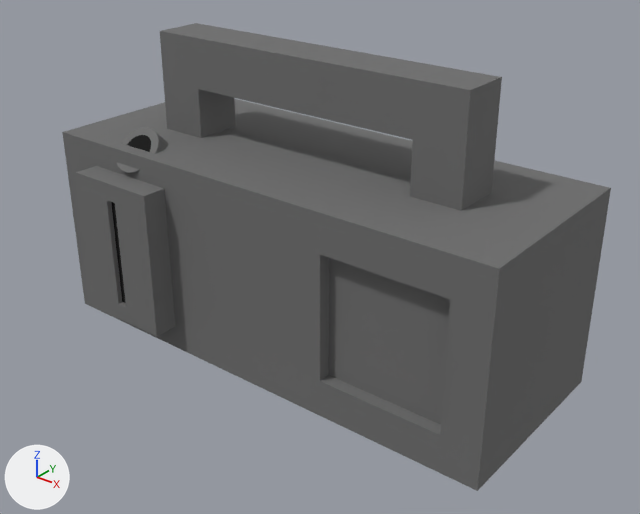
An edit to the FBX model unity_project/Paper Box/Assets/Models/Machines/Lever.fbx, drawn before and after from the same camera.
Both versions are drawn from a camera (50 mm lens) standing at (2.01, -2.87, 1.53) and looking at (0.15, -0.54, 0.08). Every picture has the same lights, and +X, +Y and +Z are marked at lower left. Where no turn or scale is listed for an object, it has been applied to the vertices.

In view in the first picture: 'Base', 'Door', 'Lever Slot'.
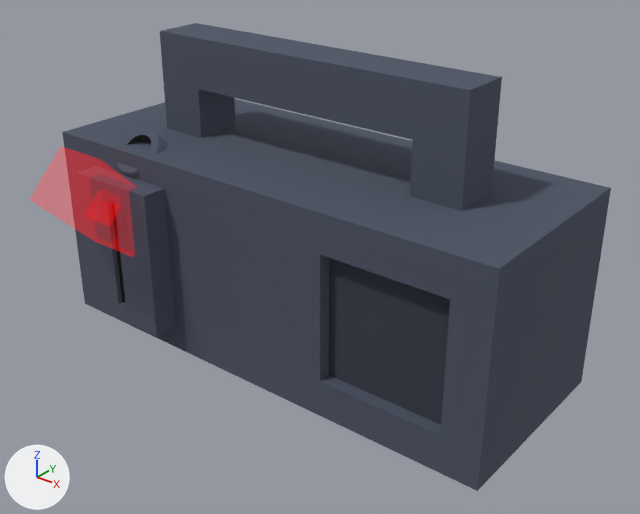
Diff of the bpy script that builds the scene:
```diff
--- a/unity_project/Paper Box/Assets/Models/Machines/Lever.fbx.py
+++ b/unity_project/Paper Box/Assets/Models/Machines/Lever.fbx.py
@@ mat_base @@
 mat_base = principled_material('Base')
-mat_base.base_color = (0.157, 0.157, 0.157)  # dark grey #6e6e6e
+mat_base.base_color = (0.0735, 0.0875, 0.128)  # dark blue #4d5364
 mat_base.roughness = 1.0
@@ mat_basedarker @@
+mat_basedarker = principled_material('BaseDarker')
+mat_basedarker.base_color = (0.0393, 0.0464, 0.0668)  # dark blue #383d49
+mat_basedarker.roughness = 1.0
@@ mat_interactable @@
+mat_interactable = principled_material('Interactable')
+mat_interactable.base_color = (0.0, 0.0, 0.0)  # black #000000
+mat_interactable.roughness = 1.0
+mat_interactable.alpha = 0.2
+mat_interactable.emission_color = (1.0, 0.0, 0.0)  # red #ff0000
+mat_interactable.emission_strength = 1.0
@@ me_cylinder @@
 # used by ob_lever_slot; location = (-0.6, -0.536, 0.184)
-me_cylinder.from_pydata(...)  # 96 vertices, 66 faces; spans x -0.1..0.1, y -0.283..0.071, z -0.071..0.283
+me_cylinder.from_pydata(...)  # 128 vertices, 98 faces; spans x -0.1..0.1, y -0.283..0.071, z -0.071..0.283
+# me_cylinder part 1
+# 1 face is deleted
+# 32 new vertices lie (0.0, 0.077, -0.077) away from vertices in x -0.066..0.066, y -0.259..-0.165, z 0.165..0.259
+# 33 new faces join them, mat_dark (black #000000)
+# me_cylinder part 2: the surface is now shaded smooth
 me_cylinder.materials.append(mat_base)
@@ me_cube_001 @@
 me_cube_001.from_pydata(...)  # 8 vertices, 6 faces; spans x -0.6..0.0, y -0.05..0.05, z -0.3..0.3
-me_cube_001.materials.append(mat_base)  # dark grey #6e6e6e
+me_cube_001.materials.append(mat_basedarker)  # dark blue #383d49
@@ me_cube_003 @@
+me_cube_003.from_pydata([(-0.116, -0.213, 0.05), (-0.116, -0.05, 0.213), (-0.116, 0.05, -0.213), (-0.116, 0.213, -0.05), (0.116, -0.213, 0.05), (0.116, -0.05, 0.213), (0.116, 0.05, -0.213), (0.116, 0.213, -0.05)], [], [(0, 1, 3, 2), (2, 3, 7, 6), (6, 7, 5, 4), (4, 5, 1, 0), (2, 6, 4, 0), (7, 3, 1, 5)])
+me_cube_003.materials.append(mat_interactable)  # black #000000
@@ ob_interactableuse @@
+ob_interactableuse = bpy.data.objects.new('InteractableUse', me_cube_003)
+ob_interactableuse.location = (-0.6, -0.963, 0.243)
```

Where the change shows, as pixel boxes (x1, y1, x2, y2) in the pictures (640 x 514 px):
'Base', recoloured (grey to blue)
    both: (62, 23, 611, 491)
'Door', recoloured (grey to black)
    both: (329, 258, 450, 424)
'InteractableUse', added
    after: (29, 146, 138, 257)
'Lever Slot', recoloured, reshaped (grey to blue)
    both: (117, 127, 169, 176)
part 1 of me_cylinder, built on
    before: (127, 135, 151, 152)
    after: (127, 135, 151, 145)
